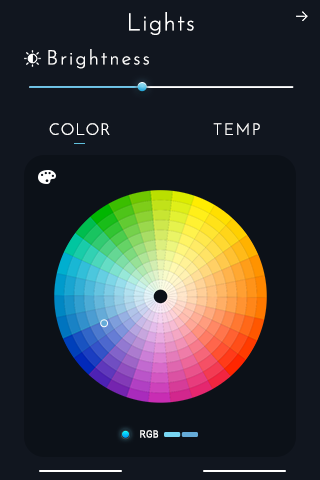
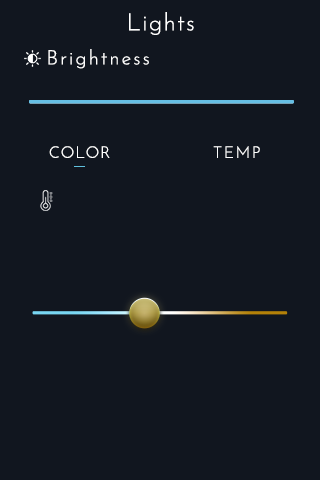
Layered file, before and after one edit (320 x 480). Changes by layer:
removed layer "Rounded Rectangle 4" (1st of 2) over 203, 470, 286, 472
removed layer "Rounded Rectangle 4" (2nd of 2) over 39, 470, 122, 472
removed layer "Arrow - Right" over 296, 11, 308, 21
removed group "LED" (2nd of 3) (9 layers) over 121, 429, 198, 439
removed group "Group 3" (3 layers) from group "LED" over 140, 430, 198, 438
removed layer "RGB" from group "Group 3" over 140, 430, 159, 438
removed layer "<Path>" (1st of 49, in "LED" › "Group 3") from group "Group 3" over 181, 432, 198, 437
removed layer "Back" from group "LED" over 121, 429, 130, 439
removed group "COLOR" (1st of 2) (150 layers) over 24, 155, 296, 457
removed layer "380c7db0f1e0c6903517e1227f997e69" from group "COLOR" over 38, 170, 56, 184
removed group "Group 4" (147 layers) from group "COLOR" over 54, 190, 270, 412
removed layer "<Group>" (1st of 98, in "COLOR" › "Group 4") from group "Group 4" over 54, 190, 267, 403
removed layer "Rounded Rectangle 1" (was 45%) from group "COLOR" over 24, 155, 296, 457
removed layer "TEMP" over 213, 123, 260, 135
removed layer "COLOR" (2nd of 2) over 49, 123, 110, 135
removed group "Group 2" (9 layers) over 29, 76, 294, 92
removed group "Group 1" (2nd of 2, in "Group 2") (6 layers) from group "Group 2" over 29, 82, 294, 92
removed group "LED" (3rd of 3, in "Group 2" › "Group 1") (3 layers) from group "Group 1" over 137, 82, 147, 92
removed layer "Light" (3rd of 3, in "Group 2" › "Group 1" › "LED") (was soft light, 50%) from group "LED" over 137, 82, 147, 92
removed layer "LED green" (3rd of 3, in "Group 2" › "Group 1" › "LED") from group "LED" over 137, 82, 147, 92
removed layer "Rounded Rectangle 1 copy 5" (2nd of 2, in "Group 2" › "Group 1") from group "Group 1" over 29, 86, 142, 88
removed layer "Rounded Rectangle 1 copy 4" (2nd of 2, in "Group 2" › "Group 1") from group "Group 1" over 29, 86, 294, 88
removed layer "Layer 0" over 24, 11, 308, 472
…and 4 more changes (4 removed)
